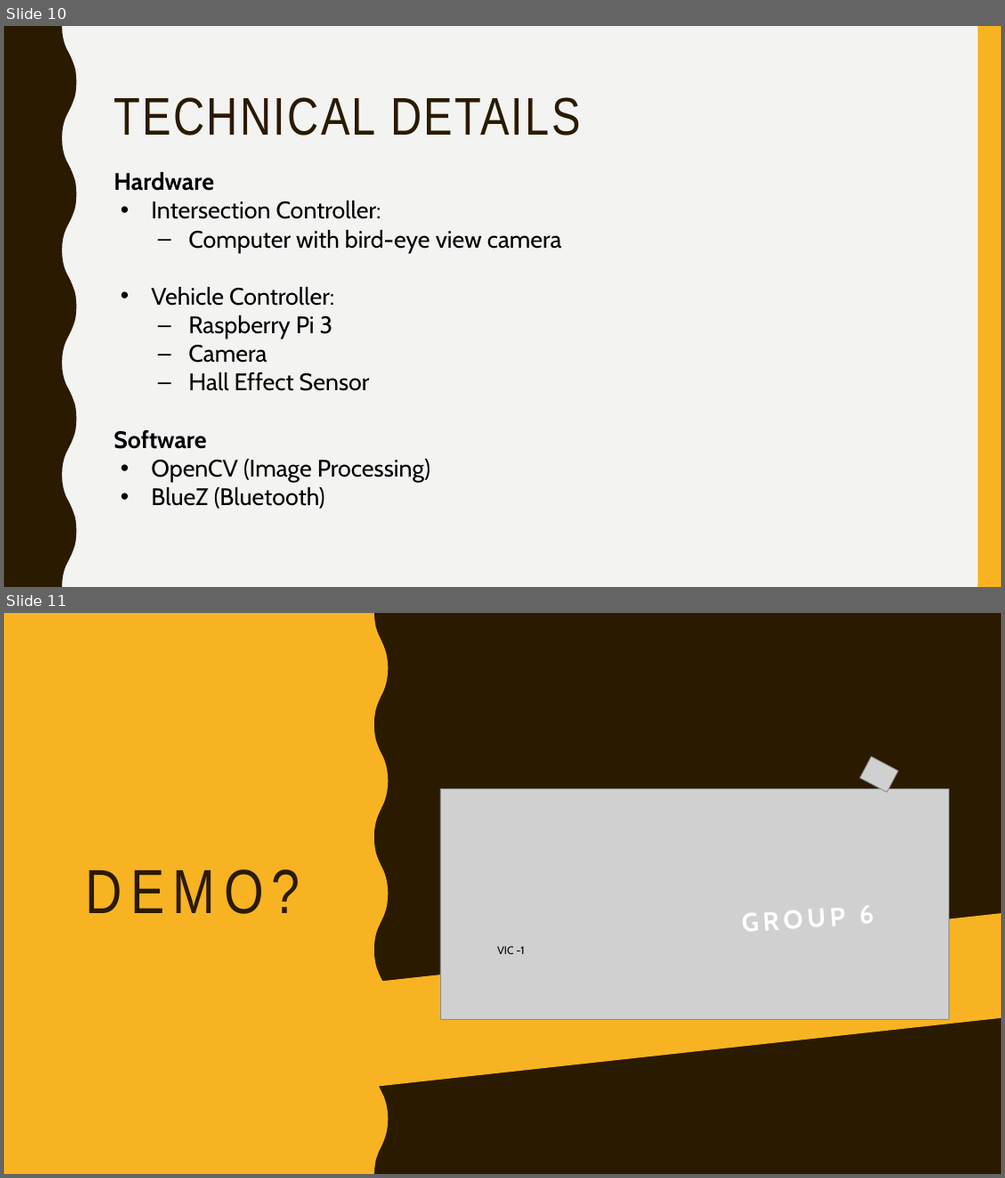
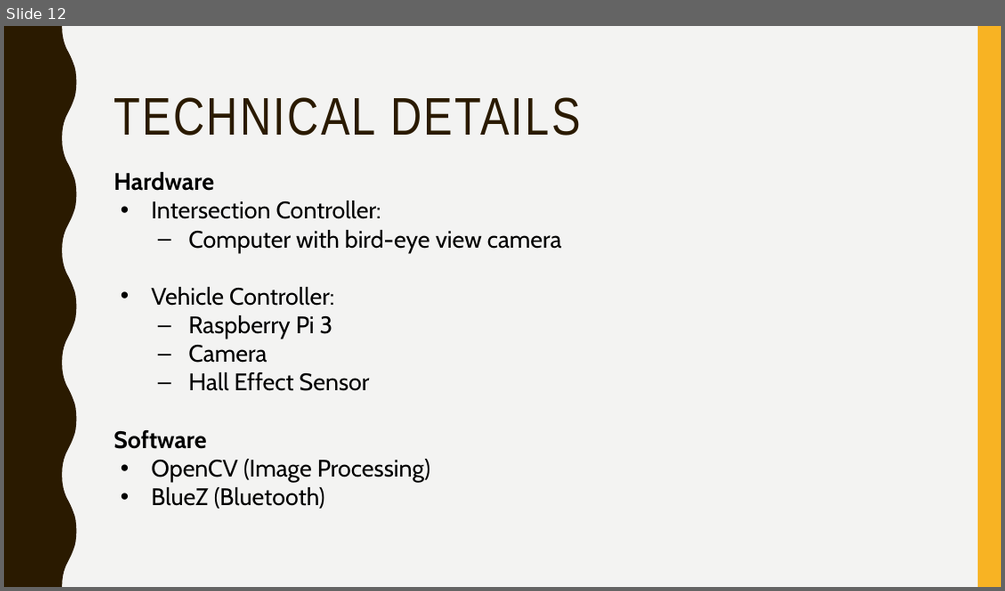
Before and after one commit to jean-lucas/vic, a slide deck: Presentation/Vehicle Intersection Control Presentation.pptx. Shown one above the other, each under a label of ours: slides 10 and 11 before the commit, slide 12 after it. The pictures are 1005x1178 and 1005x591 pixels, drawn with LibreOffice and Linux fonts; fonts in the diff are those of the drawing; grey boxes stand for pictures. Boxes give left, top, right and bottom in pixels: in the first picture for what was removed or moved away, otherwise in the second. Text is boxed around its words. In the diff, an @@ line names an element or a change of style, - is before the commit and + after.

```diff
--- a/Presentation/Vehicle Intersection Control Presentation.pptx
+++ b/Presentation/Vehicle Intersection Control Presentation.pptx
@@ slide 11 removed at (4,613,1001,1174), background #2A1A00 @@
@@ freeform shape removed at (4,613,235,1174) @@
@@ rectangle removed at (4,613,27,1174) @@
@@ rectangle removed at (4,613,1001,1174) @@
@@ freeform shape removed at (4,613,388,1174) @@
@@ freeform shape removed at (76,613,210,1174) @@
@@ picture removed at (860,757,898,792) @@
@@ picture removed at (440,788,948,1019) @@
@@ title removed at (86,869,300,914) @@
-DEMO?
@@ text removed at (742,905,874,931) @@
-GROUP 6
@@ rectangle removed at (288,911,1001,1094) @@
@@ text removed at (497,946,524,954) @@
-VIC -1
@@ what was slide 10 is now slide 12 @@
```
Also in this commit, not shown: 6 slides changed, 3 slides added, 1 other slide removed, 2 other files.
